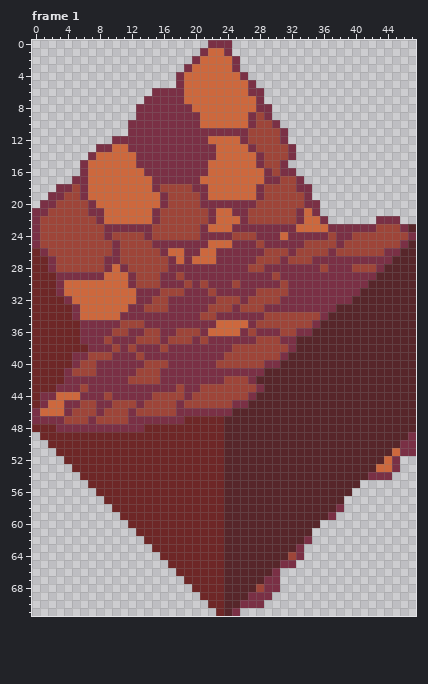
Two states of a pixel-art file, resources/asesprite/Blocks-Roof-Tiles.aseprite. The picture above is the old version.
48x72 pixels, 6 frames. Shown: frame 1. The commit also changed other frames, which this record leaves out.
After:
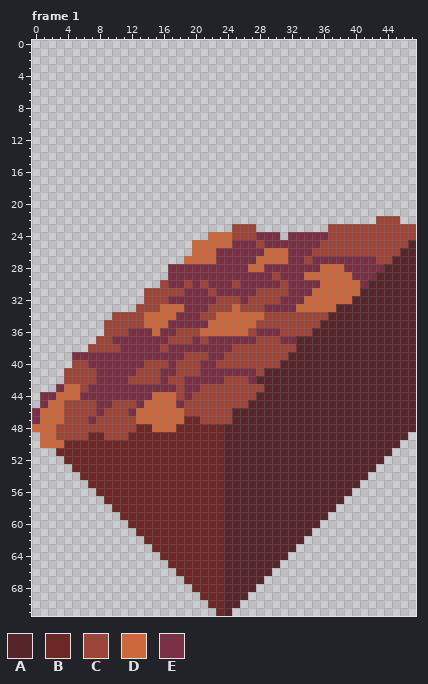
Palette (. is transparent): A #57262a  B #6e2727  C #9e4539  D #cd683d  E #7a3045
From old to new:
layer "North" now hidden
layer "South Copy" added
Changed rows in their new state; - is an unchanged pixel.
Frame 1:
first column x 0:
 0 ----------------------...-----------------------
 1 ---------------------....-----------------------
 2 --------------------......----------------------
 3 -------------------.......----------------------
 4 ------------------.........---------------------
 5 ------------------..........--------------------
 6 ---------------..............-------------------
 7 --------------...............-------------------
 8 -------------.................------------------
 9 -------------.................------------------
10 ------------...................-----------------
11 ------------....................----------------
12 ----------......................----------------
13 --------.........................---------------
14 -------..........................---------------
15 ------..........................----------------
16 ------...........................---------------
17 -----.............................--------------
18 ---................................-------------
19 --.................................-------------
20 -...................................------------
21 ....................................------------
22 .....................................------CCC--
23 .........................CCC.........CCCCCC---CC
24 ......................DDD------.------CC-------C
25 ....................DD------------EE--C-------C-
26 ....................D--------DDD-EE--C------CC--
27 ...................D--------DDDDEE---------CC---
28 .................----------DD-------DDD-EEE-----
29 .................-E---------------DDDDDD--------
30 ................C-------------------DDDDD-------
31 ..............CC-------------------DDDDDD-------
32 ..............C-------------------DDDDDD--------
33 .............C--DDD------D-------DDDDD----------
34 ..........CCCCDDDD-----DDDDDD-------C-----------
35 .........CC---DDD-----D----D-------C------------
36 .........C----ED-----D----D------CC-------------
37 ........C----EEE--------------------------------
38 .......CCC--E-------------------C---------------
39 .....--EEE---E-----CCC---------C----------------
40 .....C-E----------CCC--------CC-----------------
41 ....C-------------CCC-------C-------------------
42 ....CCCC---------CC-----------------------------
43 ...-DD----------------------C-------------------
44 .--------E-----DDD---------C--------------------
45 .---CC--------DDDD-------CC---------------------
46 ----C--------DDDDDDCCCCCC-----------------------
47 -DDD--------CDDDDDD--CCCC-----------------------
48 DDDCCCCCCCCCCB-DDD------------------------------
49 -DDCCCC--CCC-----------------------------------.
50 -DDD------------------------------------------..
51 ---------------------------------------------...
52 --------------------------------------------..--
53 -------------------------------------------...--
54 ------------------------------------------...---
first column x 25:
58 -------------.
59 ------------.-
62 ---------.----
63 --------.-----
64 -------..-----
65 ------..------
66 -----.--------
67 ----..--------
68 ---...--------
69 --...---------
70 -...----------
71 .-------------
